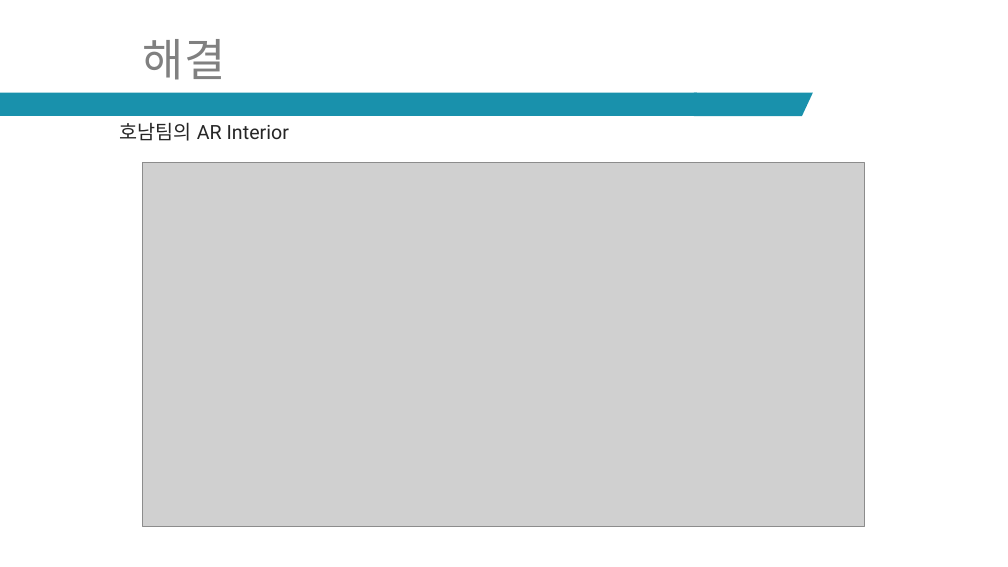
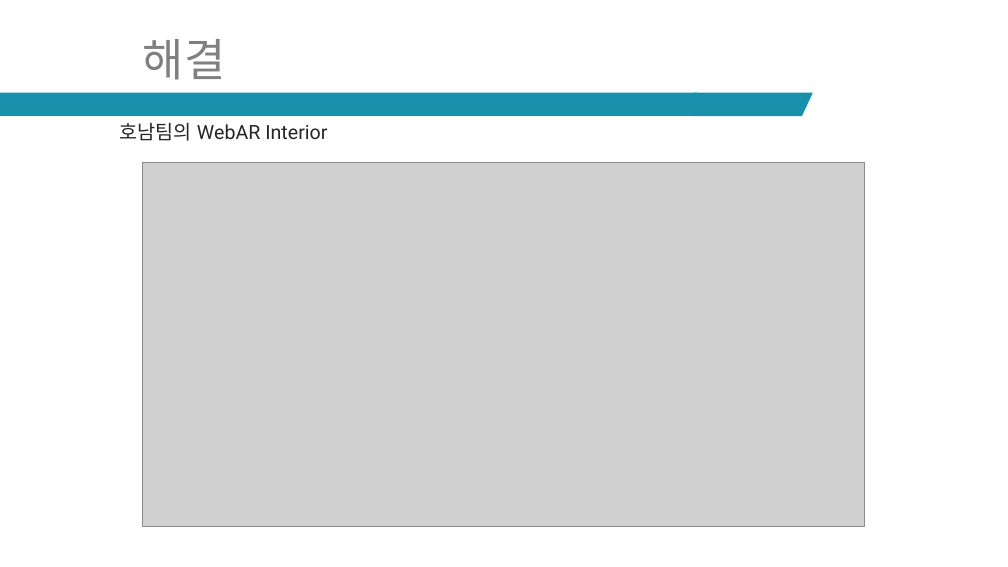
Before and after one commit to ptyoiy/ARwork, a slide deck: slide 6 of 호남-발표자료.pptx. Drawn at 1008x567 pixels with LibreOffice and Linux fonts; fonts in the diff are those of the drawing; grey boxes stand for pictures. Boxes give left, top, right and bottom in pixels: in the first picture for what was removed or moved away, otherwise in the second. Text is boxed around its words. In the diff, an @@ line names an element or a change of style, - is before the commit and + after.

```diff
--- a/호남-발표자료.pptx
+++ b/호남-발표자료.pptx
@@ text at (x1=119, y1=122, x2=327, y2=141): text changed @@
-호남팀의 AR Interior
+호남팀의 WebAR Interior
```
Also in this commit, not shown: 10 other slides changed, 1 other file.
